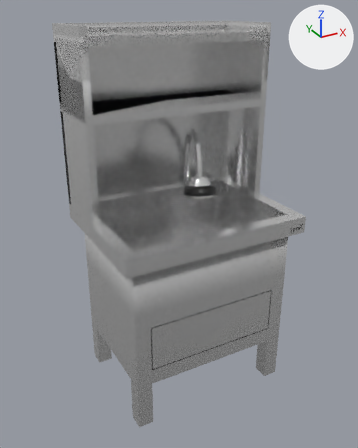
What one commit did to the FBX model Assets/Project/Resources/_Restaurant/Object/sink.fbx.
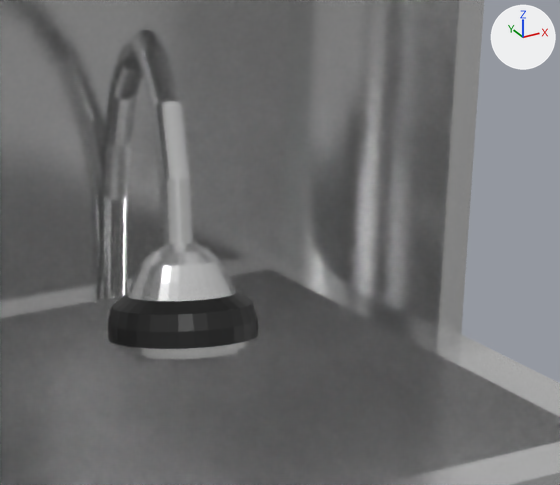
The first picture shows the older version from a 50 mm camera at (-10.77, -19.15, 17.98) aimed at (-0.24, 0.0, 8.4). The close-ups show both versions on the part from 45% to 78% of the width and 27% to 50% of the height of that picture; other places that the commit changed are outside them. The axes (+X, +Y, +Z) are drawn at upper right. The lights are the same throughout. Where no turn or scale is listed for an object, it has been applied to the vertices.
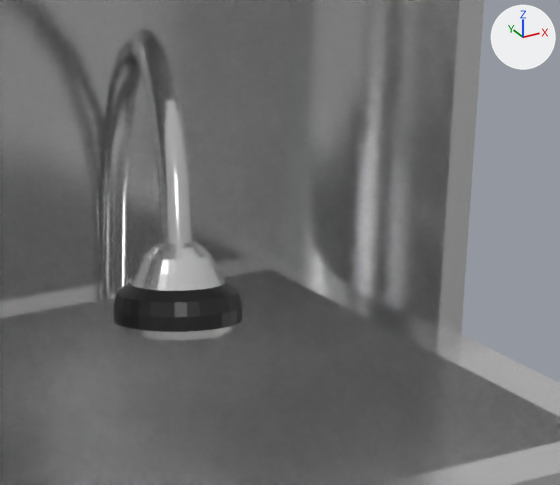
Pixel boxes [x1, y1, x2, y2] of what changed, in the close-ups (560 x 485 px):
'Cylinder', reshaped: before [100, 30, 194, 297]; after [99, 29, 193, 296]
'Sphere', mesh turned: before [108, 242, 258, 363]; after [114, 241, 243, 344]

Diff of the bpy script that builds the scene:
```diff
--- a/Assets/Project/Resources/_Restaurant/Object/sink.fbx.py
+++ b/Assets/Project/Resources/_Restaurant/Object/sink.fbx.py
@@ me_cylinder @@
 # used by ob_cylinder; location = (0.0, 0.0, 0.0)
-me_cylinder.from_pydata(...)  # 384 vertices, 354 faces; spans x 0.53..2.01, y -0.47..3.22, z 8.89..12.55
+me_cylinder.from_pydata(...)  # 352 vertices, 321 faces; spans x 0.55..2.01, y -0.37..3.25, z 8.89..12.55
+# me_cylinder part 2: 1 vertex moved within x 0.86, y -0.26, z 10.83; 382 vertices removed from x 0.53..2.01, y -0.47..3.22, z 8.89..12.55; 350 vertices added at x 0.55..2.01, y -0.37..3.25, z 8.89..12.55
 me_cylinder.materials.append(mat_material)
@@ me_sphere @@
 me_sphere.from_pydata(...)  # 449 vertices, 449 faces; spans x -0.091..1.407, y -1.183..0.311, z 9.638..10.866
 # used by ob_sphere; location = (0.0, 0.0, 0.0)
+# me_sphere part 1: the whole mesh is turned 2.4 degrees about the x axis through its middle and scaled by 0.862, then moved by (0.012, 0.109, 0.093)
 me_sphere.materials.append(mat_material)
```
